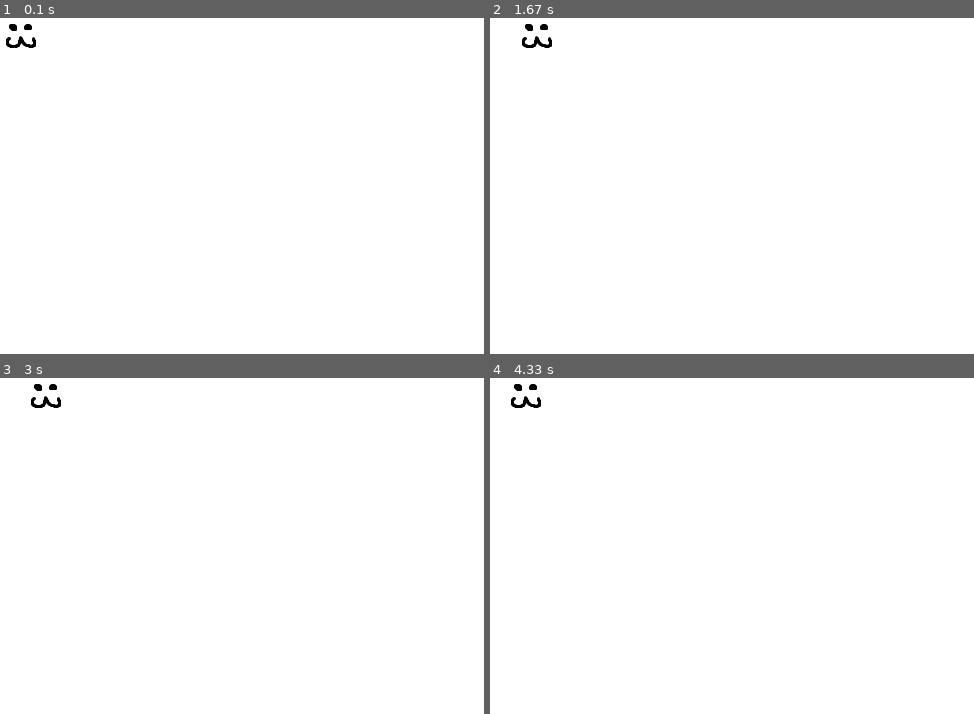
Above: before the commit, frames 1-4 (two rows, left to right).
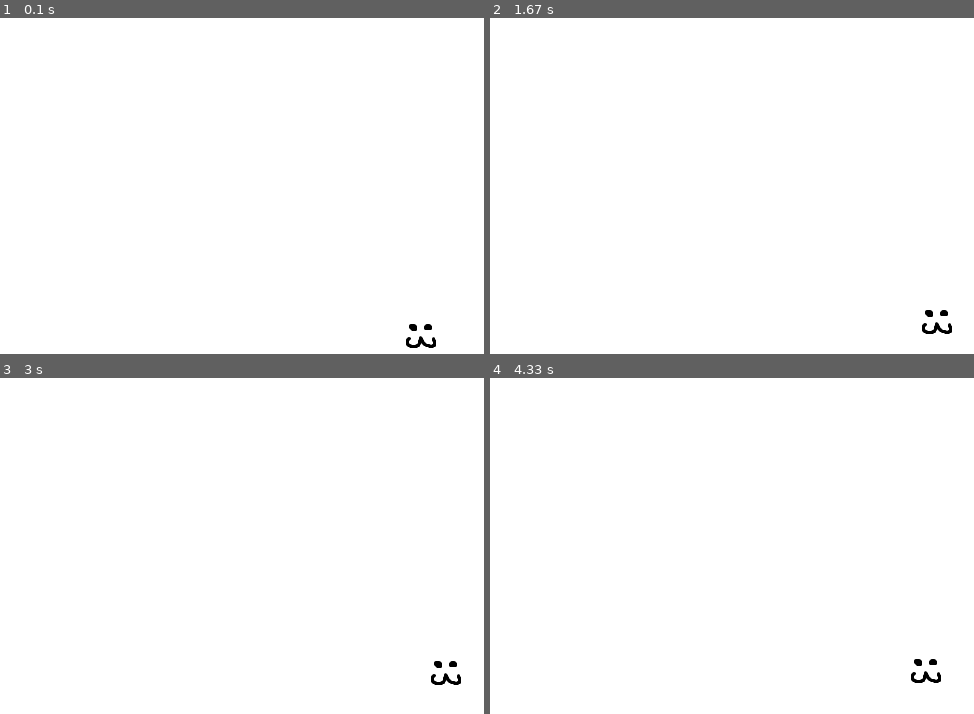
Above: after the commit, the same moments.

Repository: KenefiTheSmartShadow/pygameStuff
Game: pygame game, started from ImageCharacter.py
The game is run twice, just before and just after one commit, with the same random seed, the same clock (stepped at 60 frames per second) and the same inputs.
Inputs:
- Up to frame 1 (0.1 s): no input
- Up to frame 2 (1.67 s): hold W 0.33-0.8 s; hold Right 0.33-0.8 s; tap A at 0.83 s; hold Right 1.17-1.63 s
- Up to frame 3 (3 s): hold Up 1.67-1.97 s; hold Right 2-2.47 s; hold Left from 2.5 s (still down)
- Up to frame 4 (4.33 s): release Left at 3.03 s; hold Down 3.07-3.37 s; hold Left 3.4-3.8 s; hold Up 3.83-4.2 s; hold Right from 4.23 s (still down)

The runs differ from the first frame. In frame 1, 0.4% of the frame differs, in the area x 1-91%, y 1-99%; in frame 2, 0.4%; in frame 3, 0.4%; in frame 4, 0.4%.

Commit message:
formatting

Diff:
--- a/Character.py
+++ b/Character.py
@@ -35,13 +35,13 @@
 
     # wasd and arrow keys
     if key[pg.K_LEFT] or key[pg.K_a]:
-      self.char_move(move_multi, LRdir=-1, UDdir=0)
+      self.char_move(move_multi, LRdir=-1, UDdir= 0)
     if key[pg.K_RIGHT] or key[pg.K_d]:
-      self.char_move(move_multi, LRdir=1, UDdir=0)
+      self.char_move(move_multi, LRdir= 1, UDdir= 0)
     if key[pg.K_UP] or key[pg.K_w]:
-      self.char_move(move_multi, LRdir=0, UDdir=-1)
+      self.char_move(move_multi, LRdir= 0, UDdir=-1)
     if key[pg.K_DOWN] or key[pg.K_s]:
-      self.char_move(move_multi, LRdir=0, UDdir=1)
+      self.char_move(move_multi, LRdir= 0, UDdir= 1)
 
   def check_valid_pos(self):
     # if the character goes off screen put it back on the edge
--- a/ImageCharacter.py
+++ b/ImageCharacter.py
@@ -45,7 +45,7 @@
   screen = pg.display.set_mode((WIDTH, HEIGHT))
 
   pg.init()
-  imag = ImageCharacter(screen, "smile.png")
+  imag = ImageCharacter(screen, "smile.png", 400, 300)
 
   WHITE = (255, 255, 255)
 
